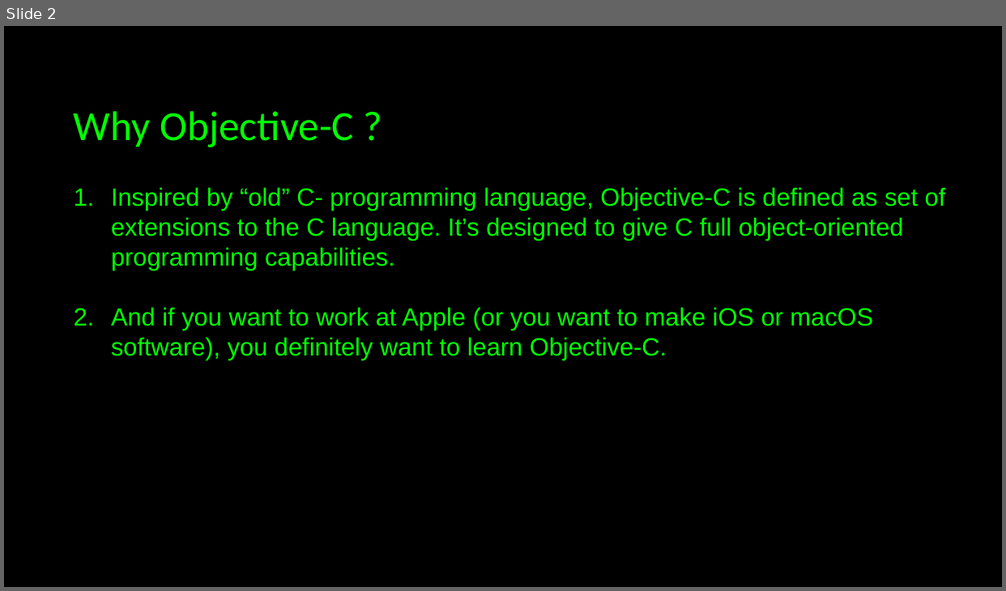
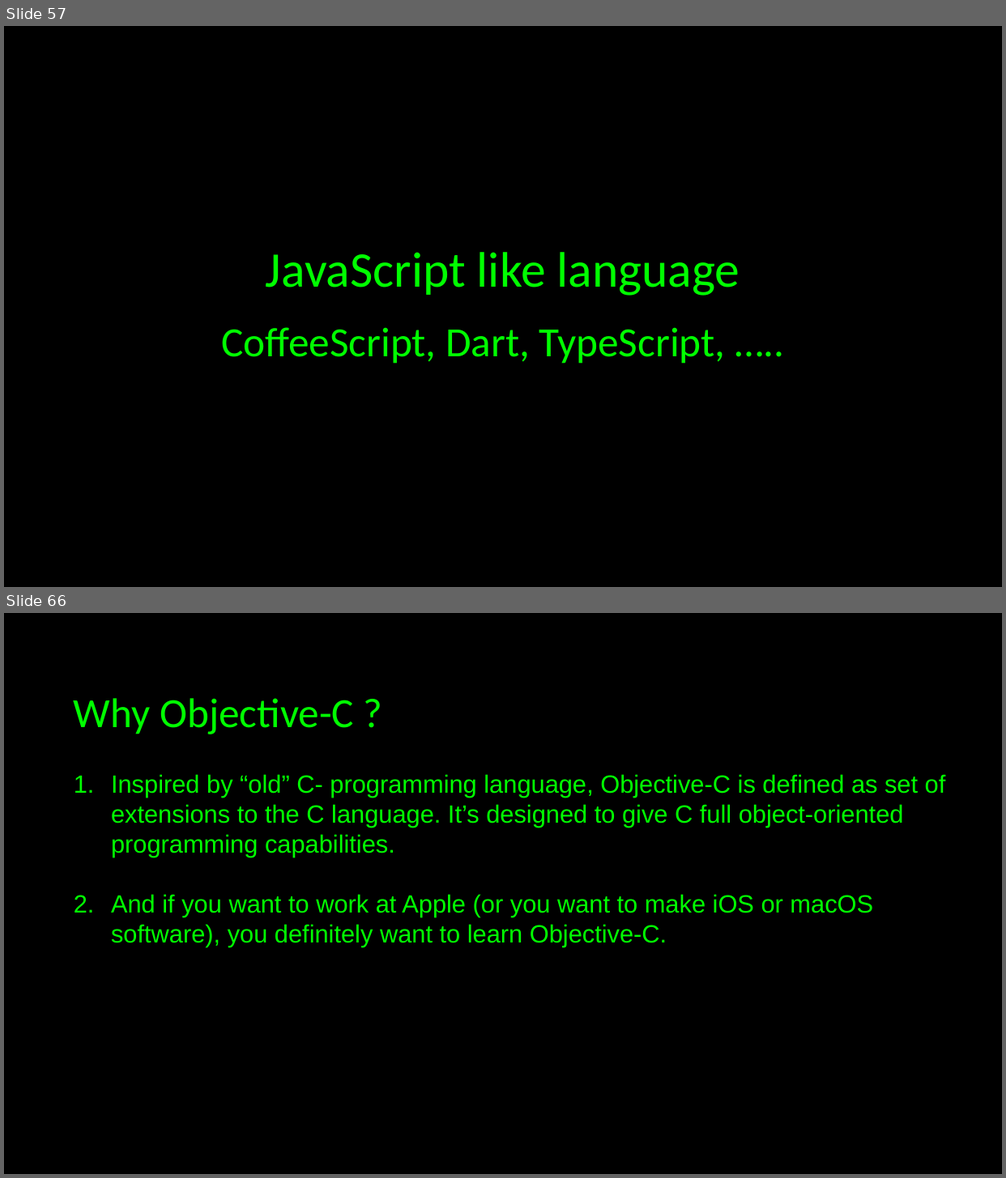
Before and after one commit to JustCodeandChill/Objective-C-presentation, a slide deck: OBJECTIVE-C.pptx. Shown one above the other, each under a label of ours: slide 2 before the commit, slides 57 and 66 after it; the slides between them are not shown. The pictures are 1006x591 and 1006x1178 pixels, drawn with LibreOffice and Linux fonts; fonts in the diff are those of the drawing. Boxes give left, top, right and bottom in pixels: in the first picture for what was removed or moved away, otherwise in the second. Text is boxed around its words. In the diff, an @@ line names an element or a change of style, - is before the commit and + after.

```diff
--- a/OBJECTIVE-C.pptx
+++ b/OBJECTIVE-C.pptx
@@ slide 57 added at <box>4,26,1002,587</box>, background #000000 @@
@@ text added at <box>266,252,740,296</box>, 48 pt, text #00FF00 @@
+JavaScript like language
@@ text added at <box>221,327,726,364</box>, 40 pt, text #00FF00 @@
+CoffeeScript, Dart, TypeScript, …..
@@ what was slide 2 is now slide 66 @@
```
Also in this commit, not shown: 1 slide changed, 63 other slides added.
